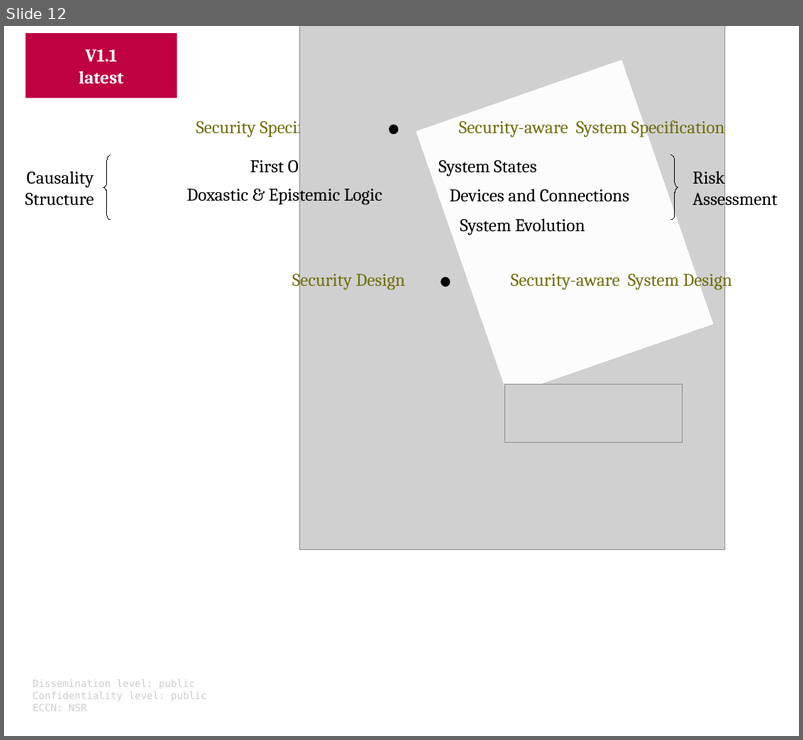
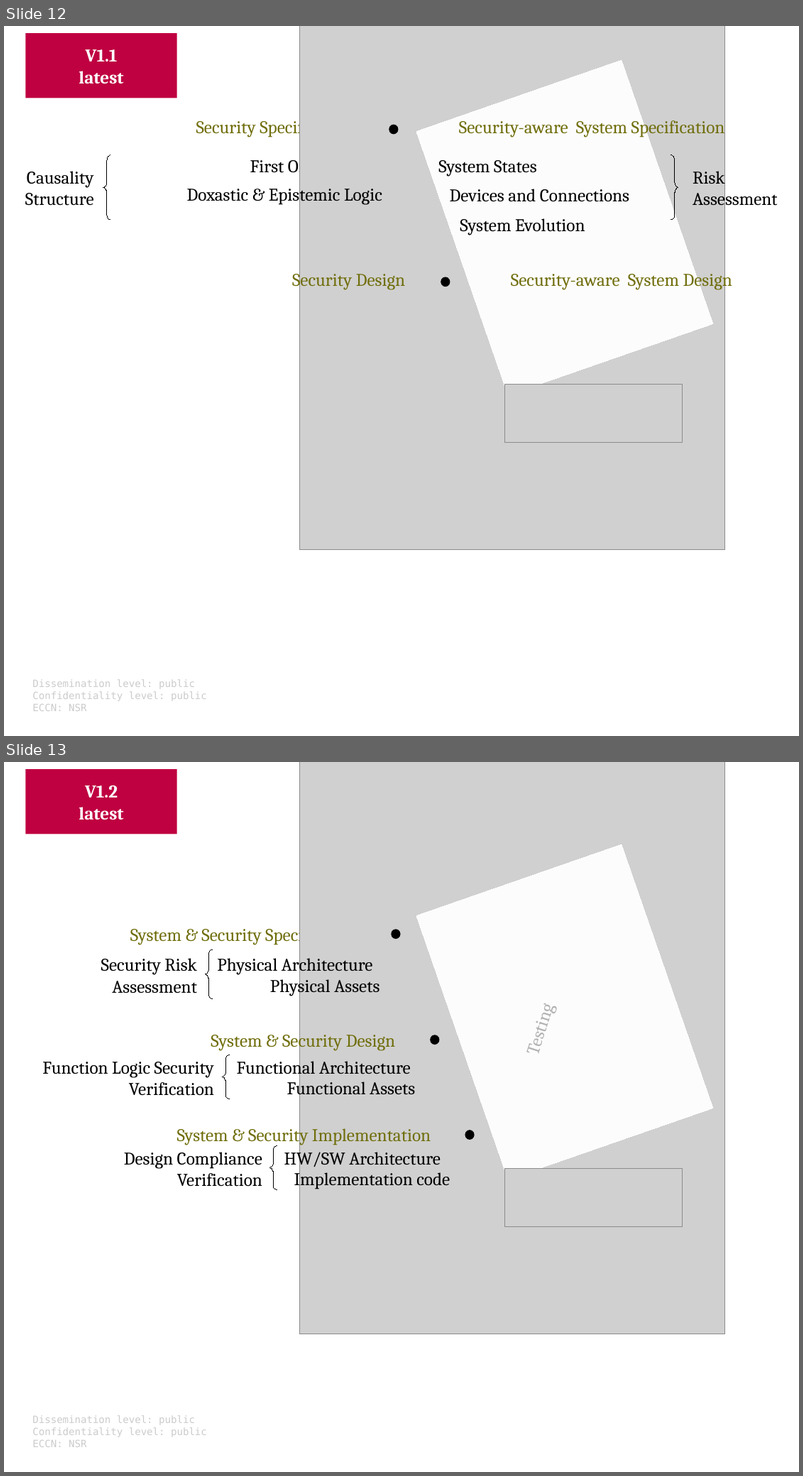
Before and after one commit to v-research/cybersecurity, a slide deck: images/v-research_images_v1.0.odp. Shown one above the other, each under a label of ours: slide 12 before the commit, slides 12 and 13 after it. The pictures are 803x740 and 803x1476 pixels, drawn with LibreOffice and Linux fonts; fonts in the diff are those of the drawing; grey boxes stand for pictures. Boxes give left, top, right and bottom in pixels: in the first picture for what was removed or moved away, otherwise in the second. Text is boxed around its words. In the diff, an @@ line names an element or a change of style, - is before the commit and + after.

```diff
--- a/images/v-research_images_v1.0.odp
+++ b/images/v-research_images_v1.0.odp
@@ slide 13 added at [4, 762, 799, 1472], background #FFFFFF @@
@@ rectangle added at [25, 769, 177, 834], fill #BF0041, 17.9 pt, text #FFFFFF, bold @@
+V1.2
+latest
@@ picture added at [300, 762, 725, 1335] @@
@@ rectangle added at [417, 844, 713, 1179], fill #FFFFFF at 94% opacity, outline #FFFFFF 0 pt @@
@@ text added at [483, 891, 596, 1167], 17.9 pt, text #B2B2B2 @@
+Testing
@@ text added at [130, 925, 359, 945], 17.9 pt, text #706E0C @@
+System & Security Specification
@@ ellipse added at [392, 930, 401, 940], fill #000000 @@
@@ freeform shape added at [206, 949, 213, 998], outline #000000 0 pt @@
@@ text added at [101, 958, 197, 993], 17.9 pt, text #000000 @@
+Security Risk
+Assessment
@@ text added at [217, 954, 373, 975], 17.9 pt, text #000000 @@
+Physical Architecture
@@ text added at [270, 976, 380, 996], 17.9 pt, text #000000 @@
+Physical Assets
@@ text added at [211, 1030, 395, 1051], 17.9 pt, text #706E0C @@
+System & Security Design
@@ ellipse added at [431, 1035, 440, 1045], fill #000000 @@
@@ freeform shape added at [222, 1055, 229, 1099], outline #000000 0 pt @@
@@ text added at [237, 1057, 411, 1078], 17.9 pt, text #000000 @@
+Functional Architecture
@@ text added at [42, 1062, 214, 1096], 17.9 pt, text #000000 @@
+Function Logic Security Verification
@@ text added at [287, 1078, 415, 1099], 17.9 pt, text #000000 @@
+Functional Assets
@@ text added at [177, 1125, 431, 1145], 17.9 pt, text #706E0C @@
+System & Security Implementation
@@ ellipse added at [465, 1130, 475, 1140], fill #000000 @@
@@ text added at [124, 1152, 262, 1187], 17.9 pt, text #000000 @@
+Design Compliance
+Verification
@@ freeform shape added at [270, 1146, 277, 1190], outline #000000 0 pt @@
@@ text added at [284, 1148, 441, 1169], 17.9 pt, text #000000 @@
+HW/SW Architecture
@@ text added at [294, 1169, 450, 1189], 17.9 pt, text #000000 @@
+Implementation code
@@ picture added at [505, 1169, 682, 1228] @@
@@ text added at [32, 1415, 207, 1447], 10 pt, text #CCCCCC @@
+Dissemination level: public
+Confidentiality level: public
+ECCN: NSR
```
Also in this commit, not shown: 2 slides changed, 2 other slides added, 1 slide removed, 3 other files.
